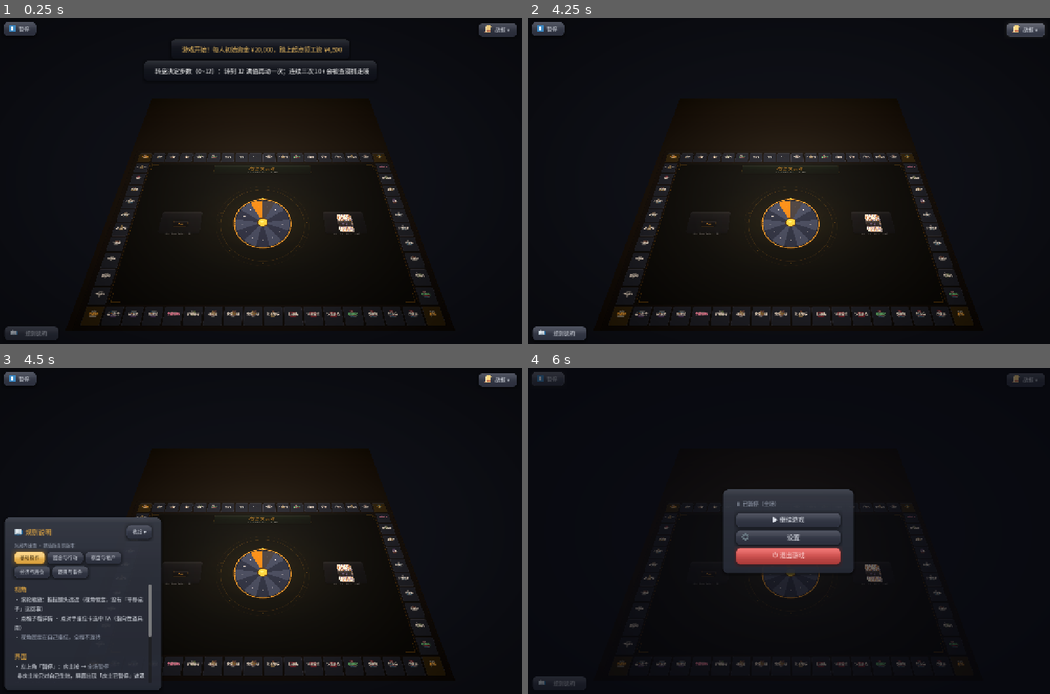
Above: before the commit, frames 1-4 (two rows, left to right).
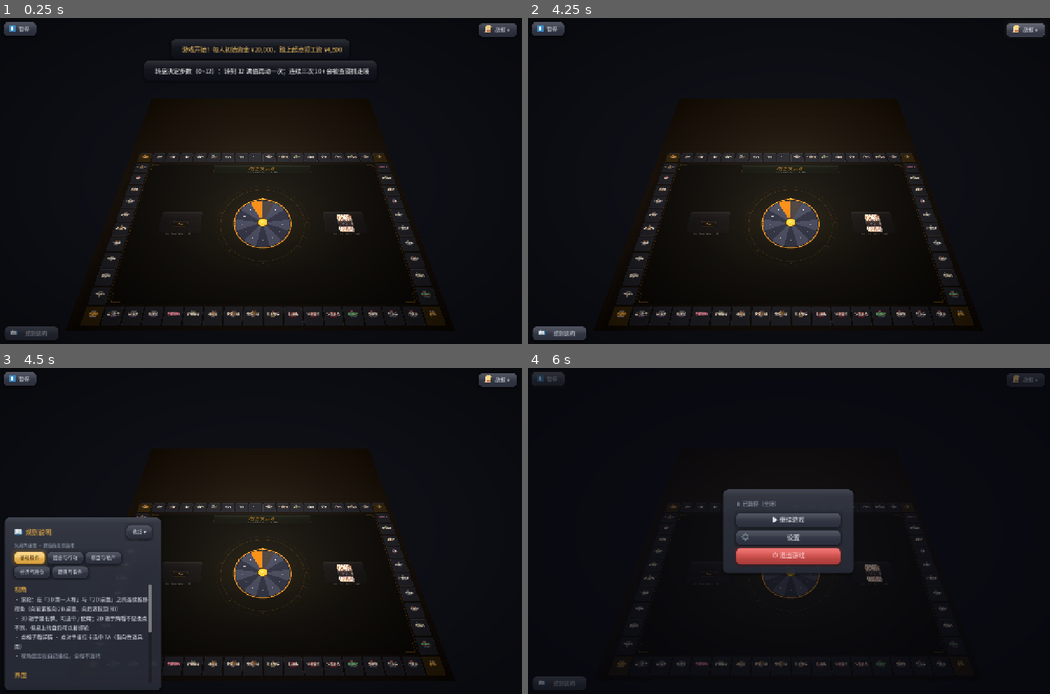
Above: after the commit, the same moments.

Repository: Lousync/dorm-monopoly
Game: Godot game, scene res://scenes/game.tscn
Two runs of this game, one before a commit and one after it. Both use one fixed random seed, a clock stepped at 60 frames per second and the inputs below. This scene is started directly instead of the project's main scene.
Inputs (mouse positions are in pixels of both pictures, inside the frame that each line leads up to):
- Up to frame 1 (0.25 s): no input
- Up to frame 2 (4.25 s): click "暂停" at 0.5 s; click "▶ 继续游戏" at 1.25 s; click "战报 ▾" at 2 s; click (971, 324) at 2.77 s; type "12" at 2.85 s; click "战报 ▴" at 3.5 s
- Up to frame 3 (4.5 s): click "规则说明" at 4.25 s
- Up to frame 4 (6 s): click "收起 ▾" at 5 s; click "暂停" at 5.75 s

Frames 1-2 are identical in both runs. In frame 3, 1.8% of the frame differs, in the area x 2-30%, y 70-96%; in frame 4, nothing differs.
Error in both runs: Out of bounds get index '0' (on base: 'Array') (res://scripts/game.gd:1137)

Commit message:
规则说明：滚轮改成「3D↔2D 视角推移」
批次 4 交付的是滚轮驱动的 3D↔2D 连续视角推移，可基础操作页仍写着
「滚轮缩放：推拉镜头远近（视角恒定）」，说的正是本批次的反面。

- rules_text.gd：基础操作页改写成「滚轮 = 在 3D 第一人称与 2D 桌面之间推移视角」，
  并补一句「3D 端手里有牌可选中/使用，2D 端手牌看不见也点不到、但桌上转盘仍可点着掷轮」。
- rules_panel_test.gd：原来钉的子串是「滚轮缩放」（旧操作的原文），必须跟着改。
  拆成正/反两条断言：正断言钉「滚轮」+「推移」，反断言钉旧措辞不回来。
  （试过终审建议的「滚轮」+「视角」，红跑发现旧文案里也有这两个词，没有区分力。）

红→绿：把第 68 行还原成旧文案 → 两条断言全 FAIL；还原新文案 → ALL PASS。

Diff:
--- a/scripts/rules_text.gd
+++ b/scripts/rules_text.gd
@@ -65,7 +65,8 @@
 static func _basic() -> String:
 	return "\n".join([
 		_h("视角"),
-		"· 滚轮缩放：推拉镜头远近（视角恒定，没有「平移桌子」这回事）",
+		"· 滚轮：在「3D 第一人称」与「2D 桌面」之间连续推移视角（向前滚推向 2D 桌面、向后滚拉回 3D）",
+		"· 3D 端手里有牌、可选中 / 使用；2D 端手牌看不见也点不到，但桌上转盘仍可点着掷轮",
 		"· 点格子看详情 · 点对手座位卡选中 TA（指向性道具用）",
 		"· %s" % _d("视角固定在自己座位，全程不旋转"),
 		"",
--- a/tests/rules_panel_test.gd
+++ b/tests/rules_panel_test.gd
@@ -81,7 +81,15 @@
 	for p in pages:
 		if String(p.key) == "basic":
 			basic_page = String(p.body)
-	_check(basic_page.contains("滚轮缩放"), "基础操作页保留了原「操作提示」内容")
+	# 批次 4 起滚轮做的是「3D↔2D 视角推移」，不再说「滚轮缩放」（那是批次 2 的旧操作）。
+	# 这条断言存在的意义就是「规则说明不能教已删除的操作」：钉新措辞、并**反过来**钉死旧措辞
+	# 不回来 —— 只删掉断言等于放行。
+	# 钉的子串要**真能区分新旧**：旧的「滚轮缩放」那句里也有「滚轮」「视角」（「视角恒定」），
+	# 只钉这两个词的话正断言对旧文案照样绿。改钉「推移」—— 旧文案里没有。
+	_check(basic_page.contains("滚轮") and basic_page.contains("推移"),
+		"基础操作页的滚轮说明改写为「视角推移」（不再教已删除的「滚轮缩放」）")
+	_check(not basic_page.contains("滚轮缩放"),
+		"基础操作页不再出现已被取代的「滚轮缩放」")
 
 	print("== 控件与初始状态 ==")
 	_check(g.rules_btn != null and g.rules_panel != null and g.rules_body != null,
